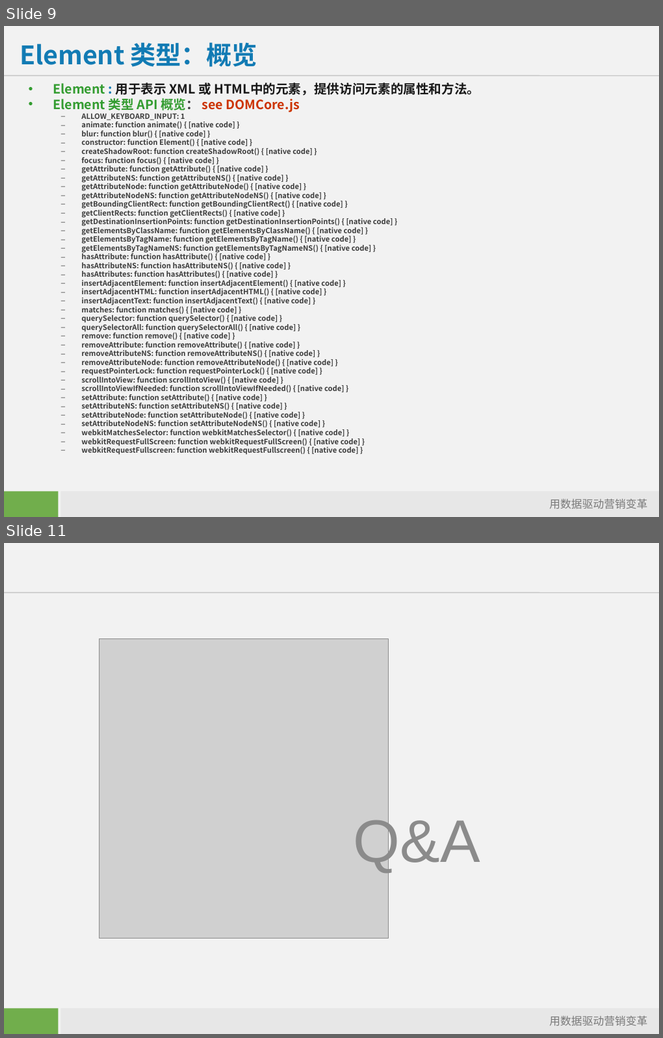
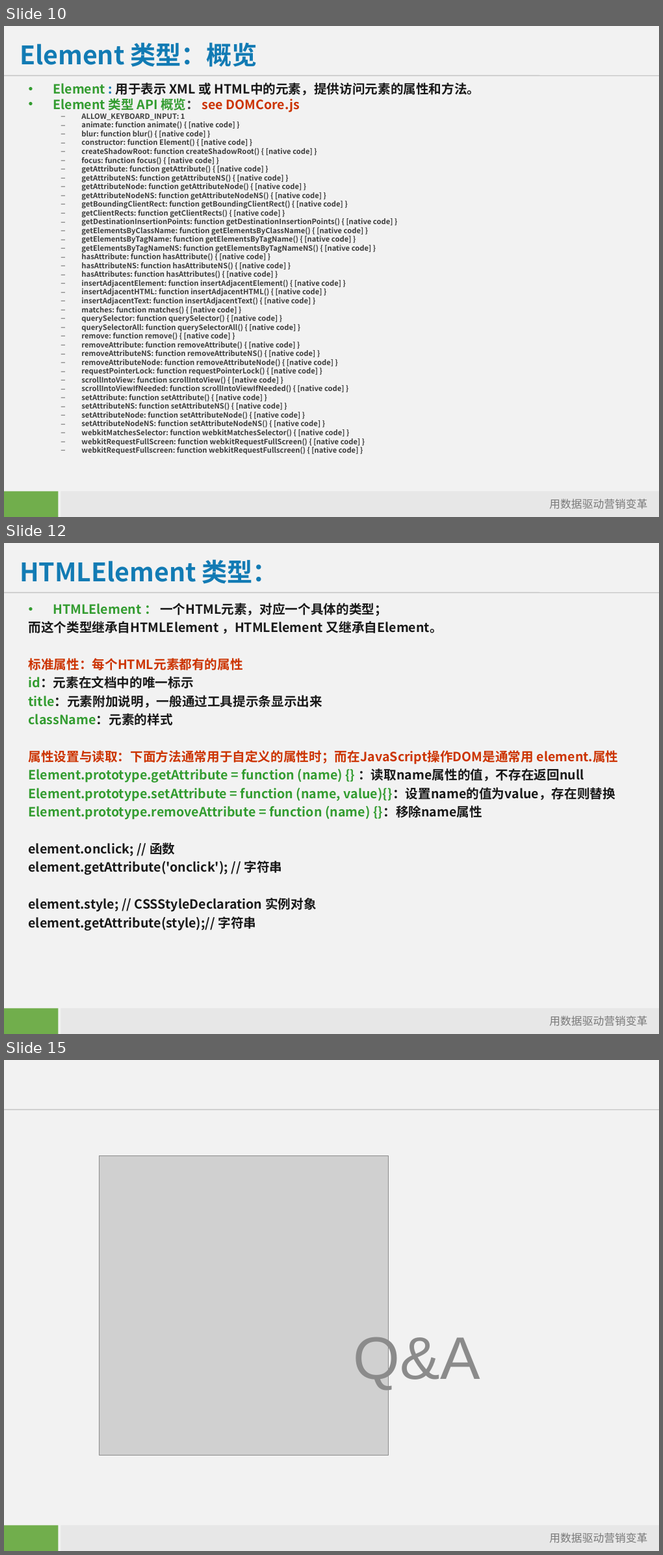
Before and after one commit to starzou/dom-edge, a slide deck: doc/DOM及其应用-DOM-API详解.ppt. Shown one above the other, each under a label of ours: slides 9 and 11 before the commit, slides 10, 12 and 15 after it; the slides between them are not shown. The pictures are 663x1038 and 663x1555 pixels, drawn with LibreOffice and Linux fonts; fonts in the diff are those of the drawing; grey boxes stand for pictures; background and template pictures are left out. Boxes give left, top, right and bottom in pixels: in the first picture for what was removed or moved away, otherwise in the second. Text is boxed around its words. In the diff, an @@ line names an element or a change of style, - is before the commit and + after.

Commit message:
完成 Element

```diff
--- a/doc/DOM及其应用-DOM-API详解.ppt
+++ b/doc/DOM及其应用-DOM-API详解.ppt
@@ slide 12 added at bbox=[4, 543, 659, 1034], background #F2F2F2; not listed: 4 template elements that a slide beside it also shows @@
@@ title added at bbox=[20, 559, 278, 584], 28 pt, text #127BB4, bold @@
+HTMLElement 类型：
@@ text added at bbox=[29, 603, 619, 931], 14 pt, text #181818, bold @@
+• HTMLElement ： 一个HTML元素，对应一个具体的类型；
+而这个类型继承自HTMLElement ，HTMLElement 又继承自Element。
+标准属性：每个HTML元素都有的属性
+id：元素在文档中的唯一标示
+title：元素附加说明，一般通过工具提示条显示出来
+className：元素的样式
+属性设置与读取：下面方法通常用于自定义的属性时；而在JavaScript操作DOM是通常用 element.属性
+Element.prototype.getAttribute = function (name) {} ：读取name属性的值，不存在返回null
+Element.prototype.setAttribute = function (name, value){}：设置name的值为value，存在则替换
+Element.prototype.removeAttribute = function (name) {}：移除name属性
+element.onclick; // 函数
+element.getAttribute('onclick'); // 字符串
+element.style; // CSSStyleDeclaration 实例对象
+element.getAttribute(style);// 字符串
@@ what was slide 9 is now slide 10 @@
@@ what was slide 11 is now slide 15 @@
```
Also in this commit, not shown: 3 other slides added, 2 other files.
